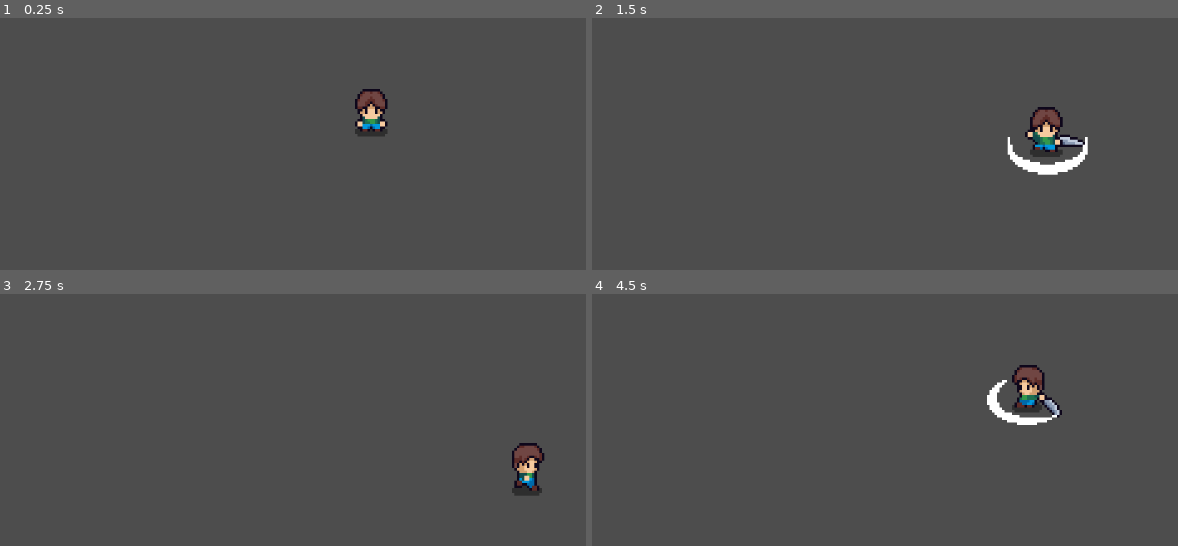
Above: before the commit, frames 1-4 (two rows, left to right).
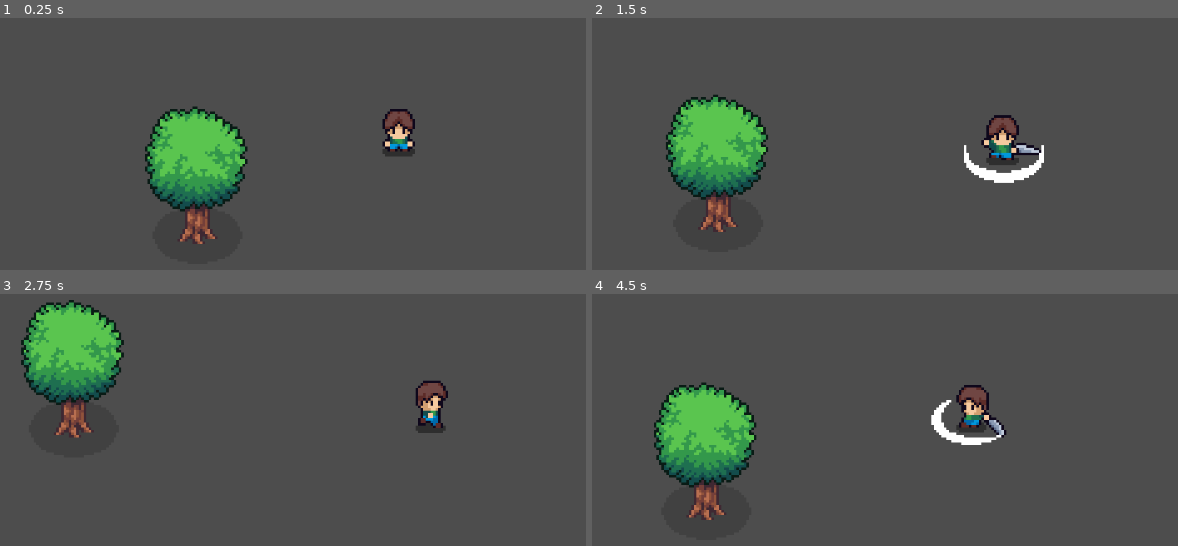
Above: after the commit, the same moments.

Repository: leomanlapera/action-rpg-2
Game: Godot game, scene res://world.tscn
The game is run twice, just before and just after one commit, with the same random seed, the same clock (stepped at 60 frames per second) and the same inputs.
Inputs:
- Up to frame 1 (0.25 s): no input
- Up to frame 2 (1.5 s): hold D (move_right) 0.53-1.28 s; tap J (attack) at 0.6, 1.35 s; hold S (move_down) from 1.28 s (still down)
- Up to frame 3 (2.75 s): release S (move_down) at 2.03 s; hold D (move_right) from 2.03 s (still down); tap J (attack) at 2.1 s
- Up to frame 4 (4.5 s): release D (move_right) at 2.78 s; hold W (move_up) 2.78-3.53 s; tap J (attack) at 2.85, 3.6, 4.35 s; hold A (move_left) from 3.53 s (still down)

The runs differ from the first frame. In frame 1, 8.1% of the frame differs, in the area x 24-71%, y 28-90%; in frame 2, 9.5%, in the area x 12-85%, y 30-85%; in frame 3, 8.1%; in frame 4, 9.4%.

Commit message:
camera setup

Diff:
--- a/player/player.tscn
+++ b/player/player.tscn
@@ -16,114 +16,6 @@
 "transitions": PackedFloat32Array(1),
 "update": 1,
 "values": [0]
-}
-
-[sub_resource type="Animation" id="Animation_rkbax"]
-resource_name = "idle_down"
-length = 0.6
-loop_mode = 1
-step = 0.1
-tracks/0/type = "value"
-tracks/0/imported = false
-tracks/0/enabled = true
-tracks/0/path = NodePath("Sprite2D:frame")
-tracks/0/interp = 1
-tracks/0/loop_wrap = true
-tracks/0/keys = {
-"times": PackedFloat32Array(0, 0.1, 0.2, 0.3, 0.4, 0.5),
-"transitions": PackedFloat32Array(1, 1, 1, 1, 1, 1),
-"update": 1,
-"values": [0, 1, 2, 3, 4, 5]
-}
-
-[sub_resource type="Animation" id="Animation_yw30f"]
-resource_name = "idle_right"
-length = 0.6
-loop_mode = 1
-step = 0.1
-tracks/0/type = "value"
-tracks/0/imported = false
-tracks/0/enabled = true
-tracks/0/path = NodePath("Sprite2D:frame")
-tracks/0/interp = 1
-tracks/0/loop_wrap = true
-tracks/0/keys = {
-"times": PackedFloat32Array(0, 0.1, 0.2, 0.3, 0.4, 0.5),
-"transitions": PackedFloat32Array(1, 1, 1, 1, 1, 1),
-"update": 1,
-"values": [6, 7, 8, 9, 10, 11]
-}
-
-[sub_resource type="Animation" id="Animation_qjkh3"]
-resource_name = "idle_up"
-length = 0.6
-loop_mode = 1
-step = 0.1
-tracks/0/type = "value"
-tracks/0/imported = false
-tracks/0/enabled = true
-tracks/0/path = NodePath("Sprite2D:frame")
-tracks/0/interp = 1
-tracks/0/loop_wrap = true
-tracks/0/keys = {
-"times": PackedFloat32Array(0, 0.1, 0.2, 0.3, 0.4, 0.5),
-"transitions": PackedFloat32Array(1, 1, 1, 1, 1, 1),
-"update": 1,
-"values": [12, 13, 14, 15, 16, 17]
-}
-
-[sub_resource type="Animation" id="Animation_g6k8r"]
-resource_name = "run_down"
-length = 0.6
-loop_mode = 1
-step = 0.1
-tracks/0/type = "value"
-tracks/0/imported = false
-tracks/0/enabled = true
-tracks/0/path = NodePath("Sprite2D:frame")
-tracks/0/interp = 1
-tracks/0/loop_wrap = true
-tracks/0/keys = {
-"times": PackedFloat32Array(0, 0.1, 0.2, 0.3, 0.4, 0.5),
-"transitions": PackedFloat32Array(1, 1, 1, 1, 1, 1),
-"update": 1,
-"values": [18, 19, 20, 21, 22, 23]
-}
-
-[sub_resource type="Animation" id="Animation_boad6"]
-resource_name = "run_right"
-length = 0.6
-loop_mode = 1
-step = 0.1
-tracks/0/type = "value"
-tracks/0/imported = false
-tracks/0/enabled = true
-tracks/0/path = NodePath("Sprite2D:frame")
-tracks/0/interp = 1
-tracks/0/loop_wrap = true
-tracks/0/keys = {
-"times": PackedFloat32Array(0, 0.1, 0.2, 0.3, 0.4, 0.5),
-"transitions": PackedFloat32Array(1, 1, 1, 1, 1, 1),
-"update": 1,
-"values": [24, 25, 26, 27, 28, 29]
-}
-
-[sub_resource type="Animation" id="Animation_rgyib"]
-resource_name = "run_up"
-length = 0.6
-loop_mode = 1
-step = 0.1
-tracks/0/type = "value"
-tracks/0/imported = false
-tracks/0/enabled = true
-tracks/0/path = NodePath("Sprite2D:frame")
-tracks/0/interp = 1
-tracks/0/loop_wrap = true
-tracks/0/keys = {
-"times": PackedFloat32Array(0, 0.1, 0.2, 0.3, 0.4, 0.5),
-"transitions": PackedFloat32Array(1, 1, 1, 1, 1, 1),
-"update": 1,
-"values": [30, 31, 32, 33, 34, 35]
 }
 
 [sub_resource type="Animation" id="Animation_hg6s5"]
@@ -175,6 +67,114 @@
 "transitions": PackedFloat32Array(1, 1, 1, 1),
 "update": 1,
 "values": [48, 49, 50, 51]
+}
+
+[sub_resource type="Animation" id="Animation_rkbax"]
+resource_name = "idle_down"
+length = 0.6
+loop_mode = 1
+step = 0.1
+tracks/0/type = "value"
+tracks/0/imported = false
+tracks/0/enabled = true
+tracks/0/path = NodePath("Sprite2D:frame")
+tracks/0/interp = 1
+tracks/0/loop_wrap = true
+tracks/0/keys = {
+"times": PackedFloat32Array(0, 0.1, 0.2, 0.3, 0.4, 0.5),
+"transitions": PackedFloat32Array(1, 1, 1, 1, 1, 1),
+"update": 1,
+"values": [0, 1, 2, 3, 4, 5]
+}
+
+[sub_resource type="Animation" id="Animation_yw30f"]
+resource_name = "idle_right"
+length = 0.6
+loop_mode = 1
+step = 0.1
+tracks/0/type = "value"
+tracks/0/imported = false
+tracks/0/enabled = true
+tracks/0/path = NodePath("Sprite2D:frame")
+tracks/0/interp = 1
+tracks/0/loop_wrap = true
+tracks/0/keys = {
+"times": PackedFloat32Array(0, 0.1, 0.2, 0.3, 0.4, 0.5),
+"transitions": PackedFloat32Array(1, 1, 1, 1, 1, 1),
+"update": 1,
+"values": [6, 7, 8, 9, 10, 11]
+}
+
+[sub_resource type="Animation" id="Animation_qjkh3"]
+resource_name = "idle_up"
+length = 0.6
+loop_mode = 1
+step = 0.1
+tracks/0/type = "value"
+tracks/0/imported = false
+tracks/0/enabled = true
+tracks/0/path = NodePath("Sprite2D:frame")
+tracks/0/interp = 1
+tracks/0/loop_wrap = true
+tracks/0/keys = {
+"times": PackedFloat32Array(0, 0.1, 0.2, 0.3, 0.4, 0.5),
+"transitions": PackedFloat32Array(1, 1, 1, 1, 1, 1),
+"update": 1,
+"values": [12, 13, 14, 15, 16, 17]
+}
+
+[sub_resource type="Animation" id="Animation_g6k8r"]
+resource_name = "run_down"
+length = 0.6
+loop_mode = 1
+step = 0.1
+tracks/0/type = "value"
+tracks/0/imported = false
+tracks/0/enabled = true
+tracks/0/path = NodePath("Sprite2D:frame")
+tracks/0/interp = 1
+tracks/0/loop_wrap = true
+tracks/0/keys = {
+"times": PackedFloat32Array(0, 0.1, 0.2, 0.3, 0.4, 0.5),
+"transitions": PackedFloat32Array(1, 1, 1, 1, 1, 1),
+"update": 1,
+"values": [18, 19, 20, 21, 22, 23]
+}
+
+[sub_resource type="Animation" id="Animation_boad6"]
+resource_name = "run_right"
+length = 0.6
+loop_mode = 1
+step = 0.1
+tracks/0/type = "value"
+tracks/0/imported = false
+tracks/0/enabled = true
+tracks/0/path = NodePath("Sprite2D:frame")
+tracks/0/interp = 1
+tracks/0/loop_wrap = true
+tracks/0/keys = {
+"times": PackedFloat32Array(0, 0.1, 0.2, 0.3, 0.4, 0.5),
+"transitions": PackedFloat32Array(1, 1, 1, 1, 1, 1),
+"update": 1,
+"values": [24, 25, 26, 27, 28, 29]
+}
+
+[sub_resource type="Animation" id="Animation_rgyib"]
+resource_name = "run_up"
+length = 0.6
+loop_mode = 1
+step = 0.1
+tracks/0/type = "value"
+tracks/0/imported = false
+tracks/0/enabled = true
+tracks/0/path = NodePath("Sprite2D:frame")
+tracks/0/interp = 1
+tracks/0/loop_wrap = true
+tracks/0/keys = {
+"times": PackedFloat32Array(0, 0.1, 0.2, 0.3, 0.4, 0.5),
+"transitions": PackedFloat32Array(1, 1, 1, 1, 1, 1),
+"update": 1,
+"values": [30, 31, 32, 33, 34, 35]
 }
 
 [sub_resource type="AnimationLibrary" id="AnimationLibrary_yw30f"]
@@ -324,3 +324,7 @@
 parameters/StateMachine/AttackState/blend_position = Vector2(-0.00343055, -0.254321)
 parameters/StateMachine/MoveState/RunState/blend_position = Vector2(-0.14992, -0.037037)
 parameters/StateMachine/MoveState/StandState/blend_position = Vector2(-0.0414673, -0.511111)
+
+[node name="Camera2D" type="Camera2D" parent="."]
+process_callback = 0
+position_smoothing_enabled = true
--- a/project.godot
+++ b/project.godot
@@ -22,6 +22,7 @@
 window/size/window_width_override=1280
 window/size/window_height_override=720
 window/stretch/mode="canvas_items"
+window/vsync/vsync_mode=3
 
 [input]
 
--- a/world.tscn
+++ b/world.tscn
@@ -1,8 +1,13 @@
-[gd_scene load_steps=2 format=3 uid="uid://847appavew00"]
+[gd_scene load_steps=3 format=3 uid="uid://847appavew00"]
 
 [ext_resource type="PackedScene" uid="uid://d2tjhcb6gawb1" path="res://player/player.tscn" id="1_f3sb7"]
+[ext_resource type="Texture2D" uid="uid://bhr211q3swpw0" path="res://decorations/Oak_Tree.png" id="2_fj7yv"]
 
 [node name="World" type="Node2D"]
 
 [node name="Player" parent="." instance=ExtResource("1_f3sb7")]
 position = Vector2(149, 82)
+
+[node name="OakTree" type="Sprite2D" parent="."]
+position = Vector2(68, 102)
+texture = ExtResource("2_fj7yv")
